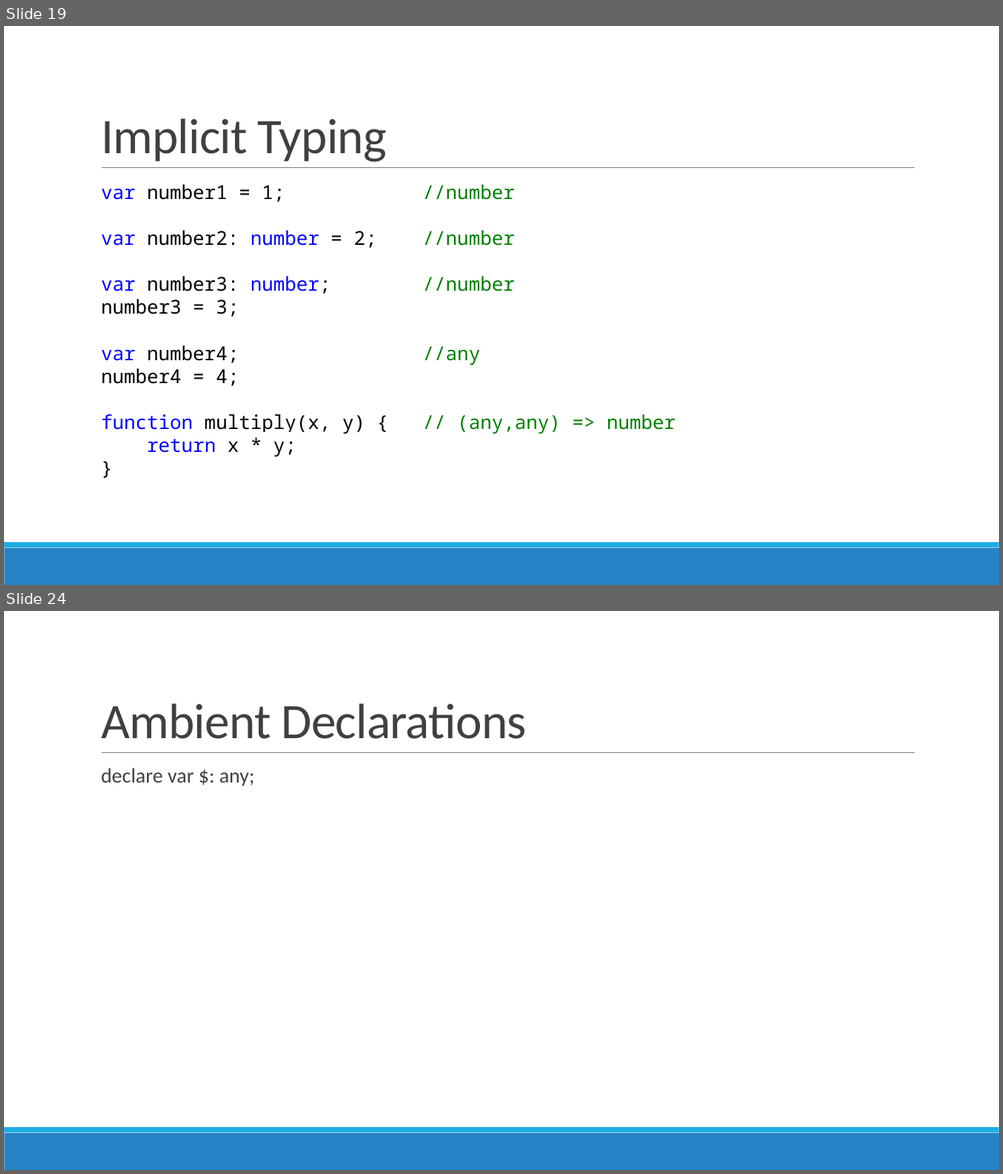
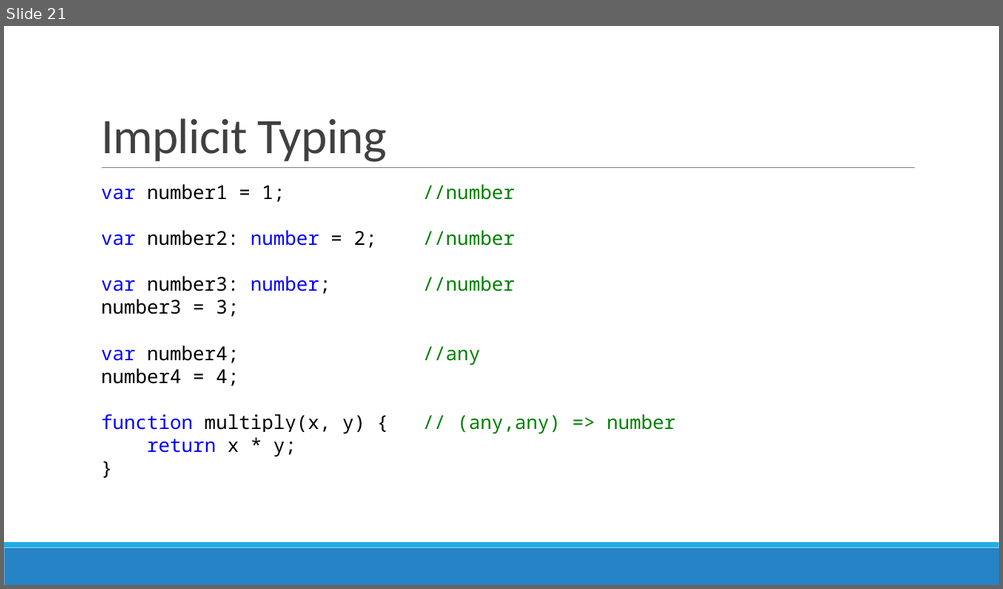
Before and after one commit to jacobladams/presentations, a slide deck: typescript/TypeScript - Beyond JavaScript.pptx. Shown one above the other, each under a label of ours: slides 19 and 24 before the commit, slide 21 after it; the slides between them are not shown. The pictures are 1003x1174 and 1003x589 pixels, drawn with LibreOffice and Linux fonts; fonts in the diff are those of the drawing. Boxes give left, top, right and bottom in pixels: in the first picture for what was removed or moved away, otherwise in the second. Text is boxed around its words. In the diff, an @@ line names an element or a change of style, - is before the commit and + after.

```diff
--- a/typescript/TypeScript - Beyond JavaScript.pptx
+++ b/typescript/TypeScript - Beyond JavaScript.pptx
@@ slide 24 removed at [4, 611, 999, 1170], background #FFFFFF; not listed: 3 template elements that a slide beside it also shows @@
@@ title removed at [101, 703, 526, 739] @@
-Ambient Declarations
@@ text removed at [101, 768, 255, 786] @@
-  declare var $: any;
@@ what was slide 19 is now slide 21 @@
```
Also in this commit, not shown: 8 slides changed, 3 slides added, 11 other slides removed, 2 other files.
